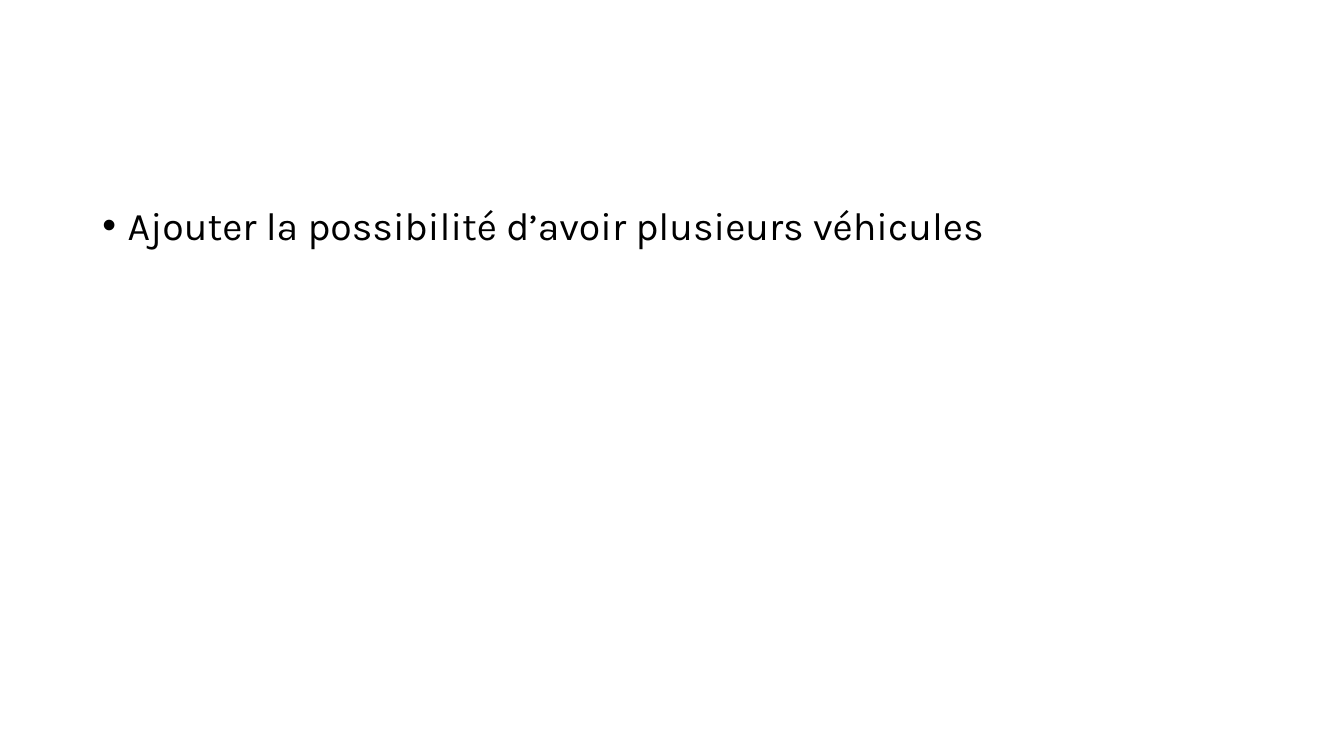
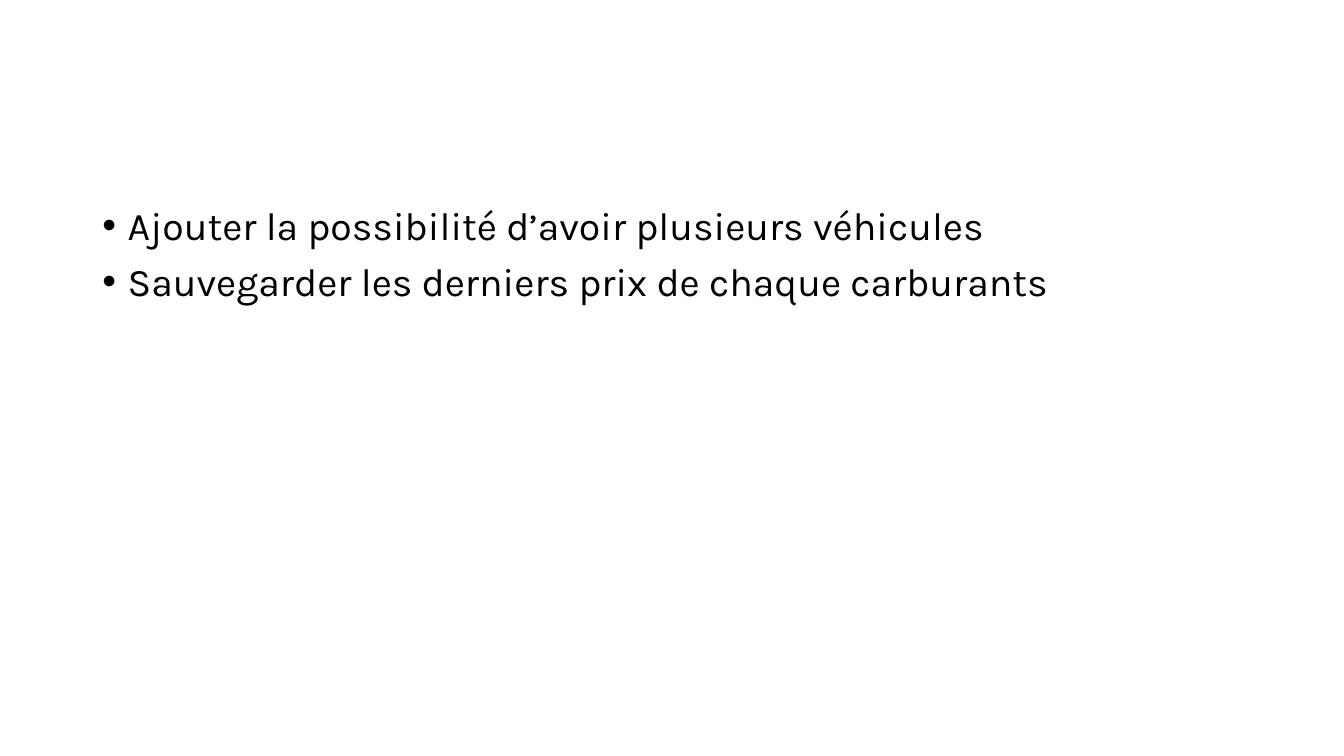
Before and after one commit to Bisouke/appli2, a slide deck: slide 2 of idees_amelioration_appli.pptx. Drawn at 1344x756 pixels with LibreOffice and Linux fonts; fonts in the diff are those of the drawing. Boxes give left, top, right and bottom in pixels: in the first picture for what was removed or moved away, otherwise in the second. Text is boxed around its words. In the diff, an @@ line names an element or a change of style, - is before the commit and + after.

Commit message:
modif idées améliorations

```diff
--- a/idees_amelioration_appli.pptx
+++ b/idees_amelioration_appli.pptx
@@ text at (x1=128, y1=269, x2=1047, y2=306): paragraph added @@
+• Sauvegarder les derniers prix de chaque carburants
```
